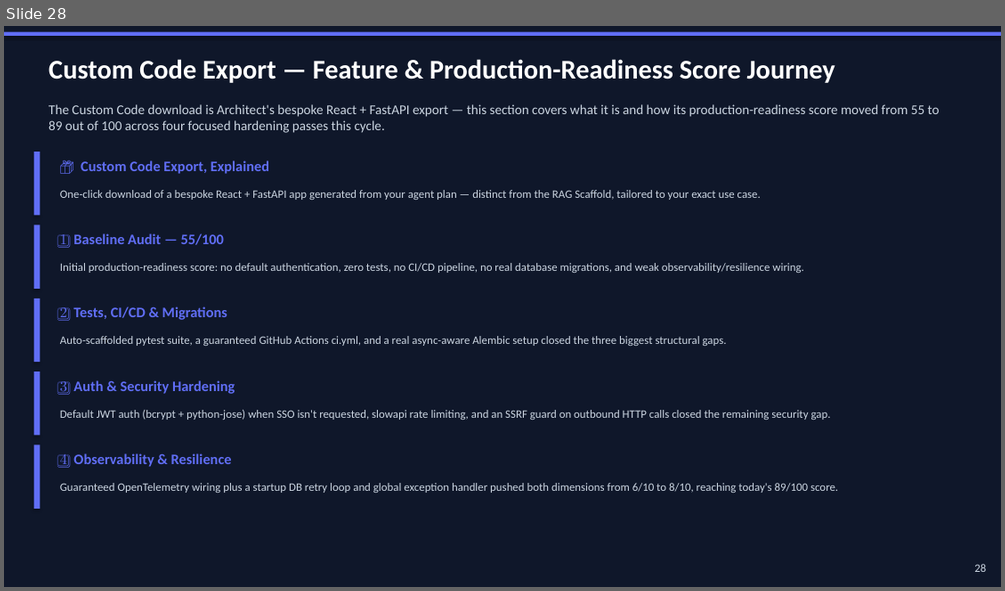
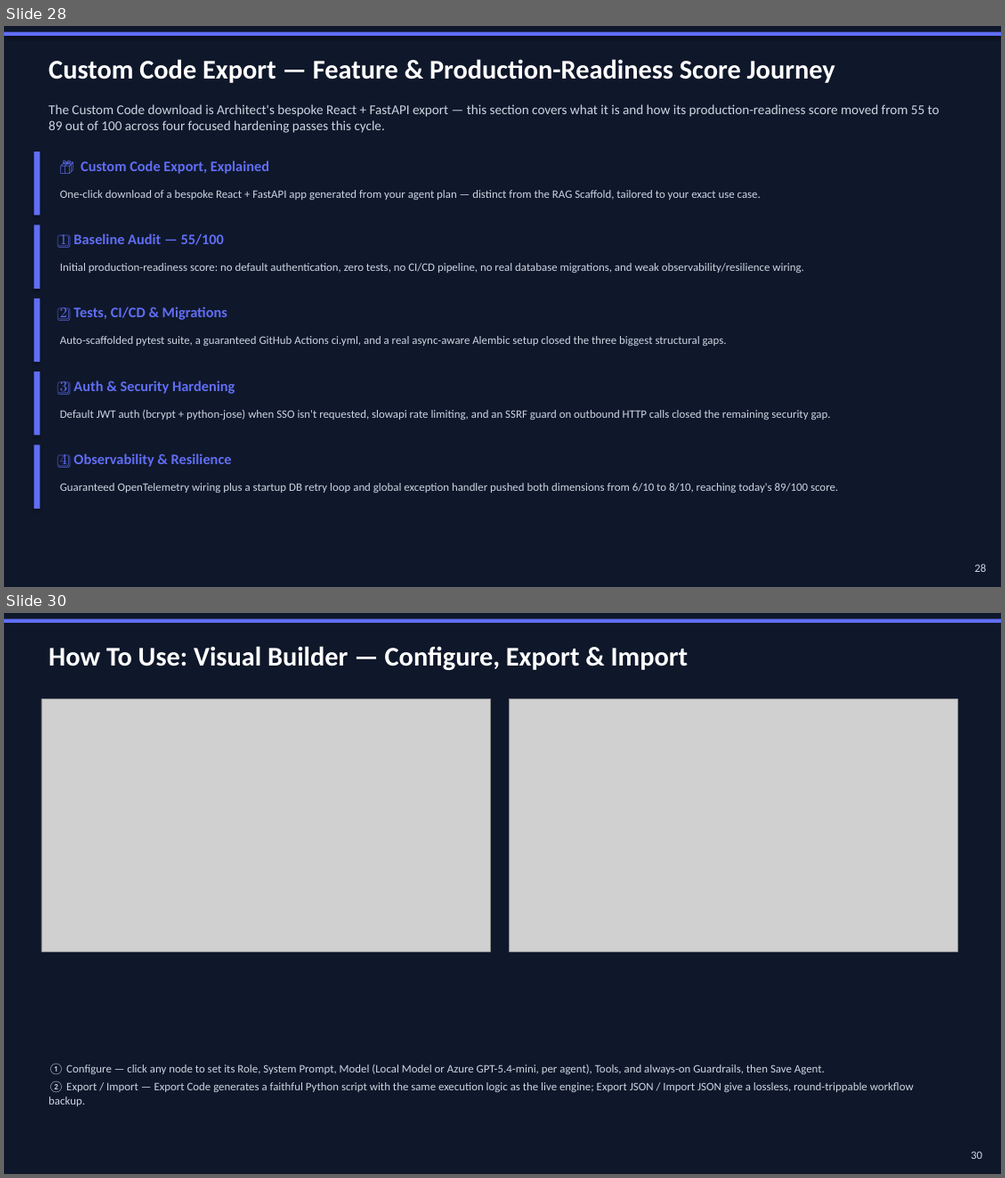
Before and after one commit to nsureshmanikandan/AgentForge, a slide deck: docs/AgentForge-PresentationV8.pptx. Shown one above the other, each under a label of ours: slide 28 before the commit, slides 28 and 30 after it; the slides between them are not shown. The pictures are 1005x591 and 1005x1178 pixels, drawn with LibreOffice and Linux fonts; fonts in the diff are those of the drawing; grey boxes stand for pictures. Boxes give left, top, right and bottom in pixels: in the first picture for what was removed or moved away, otherwise in the second. Text is boxed around its words. In the diff, an @@ line names an element or a change of style, - is before the commit and + after.

Commit message:
Add screenshot-based usage guide for the core build flow to presentation
Added 5 new slides with live screenshots (captured via Playwright against
the running app) and step-by-step "how to use" captions for the features
built/changed this session:

- Visual Builder: Templates panel + Auto-Build (NL -> workflow generation)
- Visual Builder: Agent Config (Local Model / Azure GPT-5.4-mini per-agent
  dropdown) + Export Code
- Visual Builder: Run dialog (AI-suggested input) + Deploy
- Architect (Prompt-to-Agent) + Agent Studio (agent list/management)
- Playground: Test Agent screen with the Suggest button and accurate
  per-agent model display

Deck is now 34 slides; verified page numbers are sequential end-to-end.

```diff
--- a/docs/AgentForge-PresentationV8.pptx
+++ b/docs/AgentForge-PresentationV8.pptx
@@ slide 30 added at box(4, 613, 1001, 1174), background #FFFFFF @@
@@ rectangle added at box(4, 613, 1001, 1174), fill #0F172A @@
@@ rectangle added at box(4, 619, 1001, 623), fill #606EF5 @@
@@ text added at box(48, 646, 688, 670), 26 pt, text #FFFFFF, bold @@
+How To Use: Visual Builder — Configure, Export & Import
@@ picture added at box(41, 699, 490, 952) @@
@@ picture added at box(509, 699, 957, 952) @@
@@ text added at box(48, 1063, 914, 1106), 11 pt, text #CBD5E1 @@
+① Configure — click any node to set its Role, System Prompt, Model (Local Model or Azure GPT-5.4-mini, per agent), Tools, and always-on Guardrails, then Save Agent.
+② Export / Import — Export Code generates a faithful Python script with the same execution logic as the live engine; Export JSON / Import JSON give a lossless, round-trippable workflow backup.
@@ text added at box(971, 1151, 982, 1159), 11 pt, text #CBD5E1 @@
+30
```
Also in this commit, not shown: 4 slides changed, 4 other slides added.
